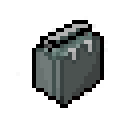
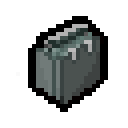
Before/after of a 128×128 layered artwork. What changed in the layer stack:
painted on "lunchbox.png" over <box>28,16,108,112</box>
